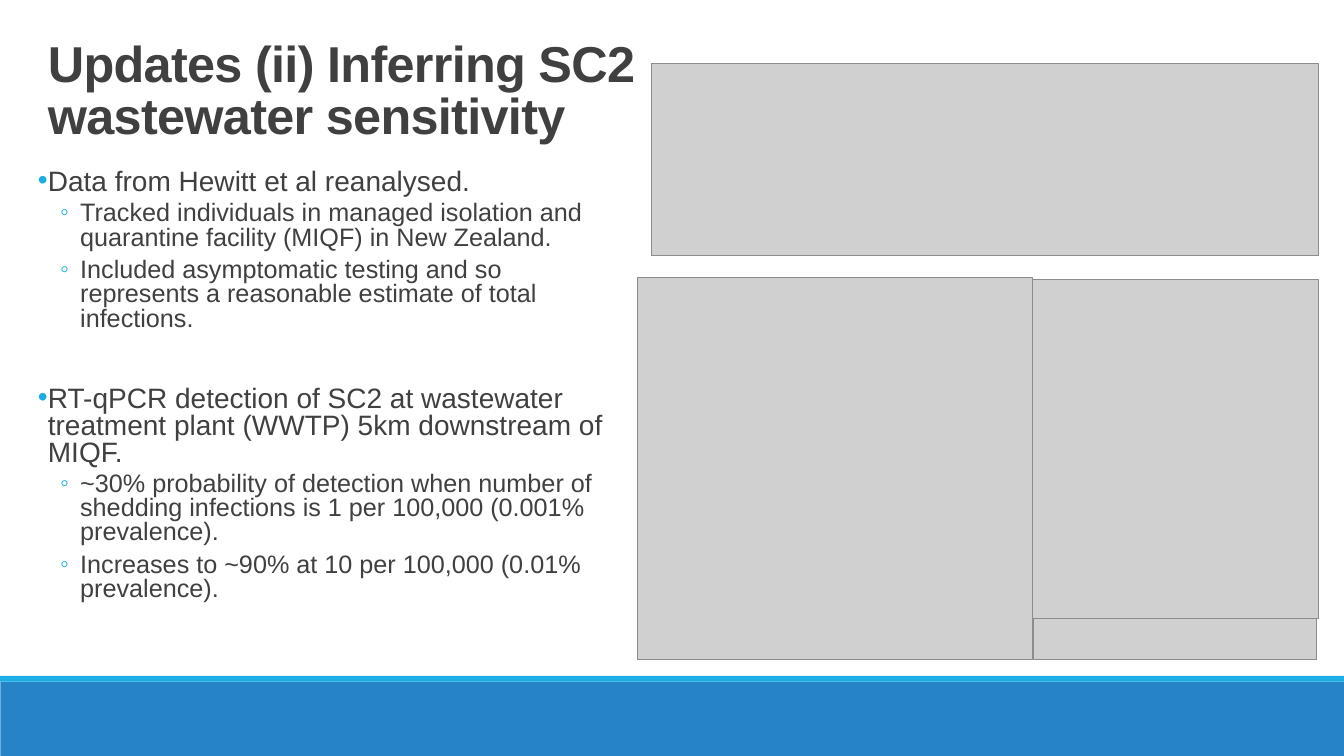
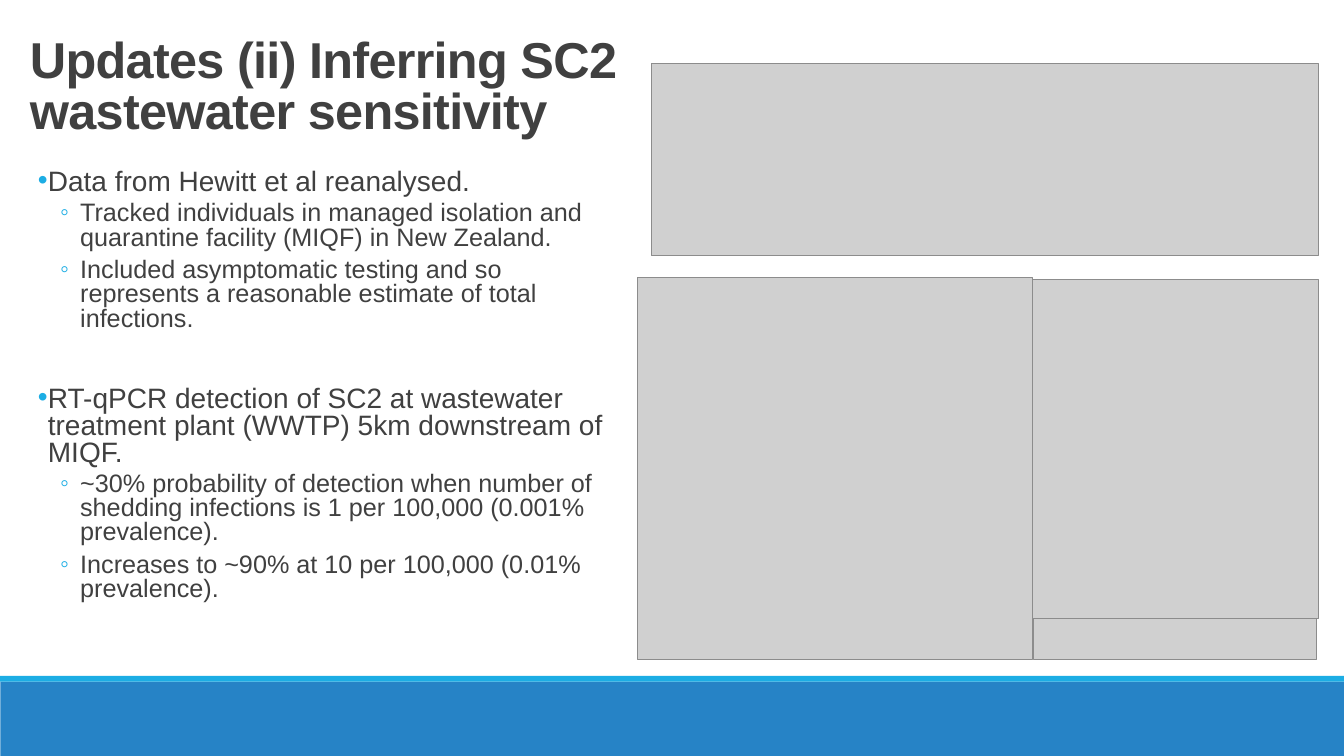
Before and after one commit to mrc-ide/wastewatchR, a slide deck: slide 6 of inst/presentations/CWhittaker_WASPP_YogKickoffModellingMeetingSlides_22ndJan25.pptx. Drawn at 1344x756 pixels with LibreOffice and Linux fonts; fonts in the diff are those of the drawing; grey boxes stand for pictures; background and template pictures are left out. Boxes give left, top, right and bottom in pixels: in the first picture for what was removed or moved away, otherwise in the second. Text is boxed around its words. In the diff, an @@ line names an element or a change of style, - is before the commit and + after.

```diff
--- a/inst/presentations/CWhittaker_WASPP_YogKickoffModellingMeetingSlides_22ndJan25.pptx
+++ b/inst/presentations/CWhittaker_WASPP_YogKickoffModellingMeetingSlides_22ndJan25.pptx
@@ title "Updates (ii) Inferring SC2 wastewater ...": place and size @@
-title "Updates (ii) Inferring SC2 wastewater ..." at bbox=[48, 45, 635, 144]
+title "Updates (ii) Inferring SC2 wastewater ..." at bbox=[30, 41, 617, 139]
```
Also in this commit, not shown: 2 other slides changed, 1 slide added, 1 slide removed, 3 other files.
